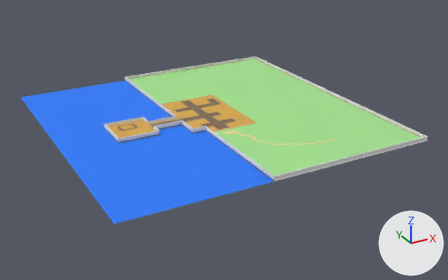
An edit to the glTF model public/assets/models/terrain/terrain.gltf, drawn before and after from the same camera.
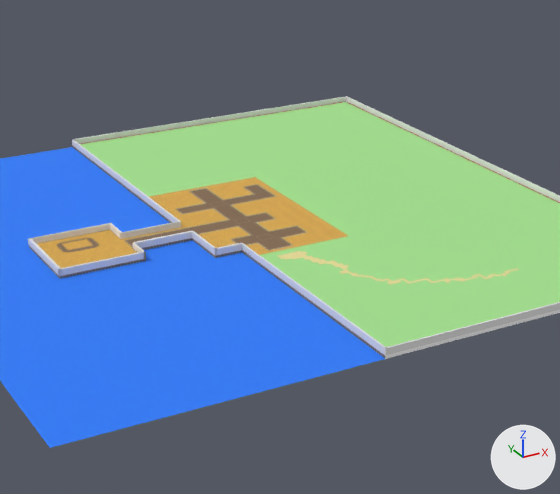
Each version appears first whole from a 50 mm lens placed at (-176.0, -345.0, 152.0), pointed at (8.0, -10.0, -16.0), and next in a close-up on the part from 20% to 80% of the width and 4% to 88% of the height. The lights are fixed; the arrows at lower right show +X, +Y and +Z. The last two pictures show the newer version. Where no turn or scale is listed for an object, it has been applied to the vertices.

In view in the first close-up: 'cube', 'cube.002', 'cube.003', 'wall_east_1', 'wall_isle_1', 'wall_north_1', 'wall_south_1', 'wall_west_1', 'wall_west_4', 'water-1' and 9 more.
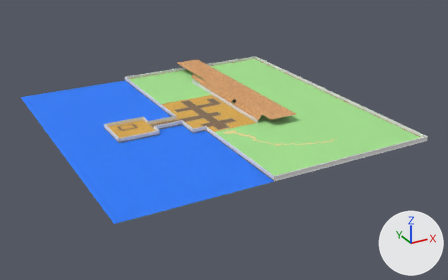
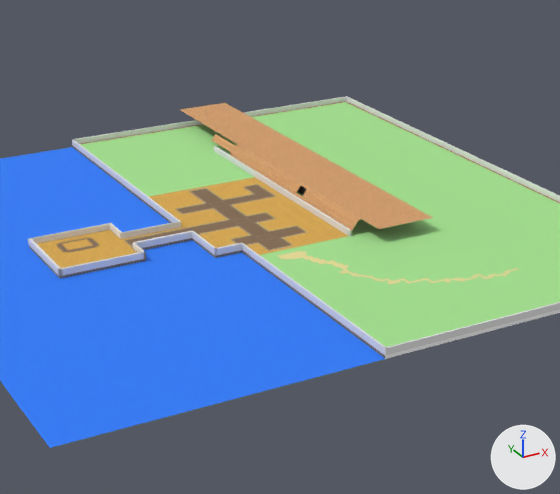
Location of each change, [x1, y1, x2, y2] in pixels of the close-ups (560 x 494 px):
'plane', added (orange)
    after: [267, 153, 433, 229]
'plane.001', added (orange)
    after: [180, 103, 315, 162]
'wall_west_2.001', added
    after: [214, 146, 351, 237]
'montain-middle-row.002', added
    after: [286, 187, 353, 230]
'mountain-middle-row.009', added
    after: [305, 189, 358, 223]
'montain-middle-row.004', added
    after: [293, 179, 361, 220]
'montain-middle-row.003', added
    after: [230, 153, 287, 189]
'mountain-middle-row.006', added
    after: [304, 192, 356, 225]
'mountain-middle-row.001', added
    after: [303, 194, 355, 228]
'mountain-middle-row.008', added
    after: [254, 159, 301, 187]
'mountain-middle-row.005', added
    after: [253, 161, 299, 190]
'montain-middle-row.005', added
    after: [236, 145, 294, 180]
'mountain-middle-row.002', added
    after: [252, 163, 298, 192]
'mountain-middle-row.007', added
    after: [214, 134, 256, 160]
'mountain-middle-row.004', added
    after: [213, 136, 254, 163]
'mountain-middle-row.003', added
    after: [212, 139, 252, 165]
'mesh', added
    after: [297, 186, 307, 195]

The edits, one by one:
Picture 'mountain-hole.png' (img_mountain_hole_png) is new.
Picture 'mountain-middle-row.png' (img_mountain_middle_row_png) is new.
Picture 'mountai-top.png' (img_mountai_top_png) is new.
Material 'Material_14' (mat_material_14) is new.
Uses the picture img_mountain_hole_png.
Material 'Material_13' (mat_material_13) is new.
Uses the picture img_mountain_middle_row_png.
Material 'Material_12' (mat_material_12) is new.
Uses the picture img_mountai_top_png.
Mesh me_mesh_280 is new.
It is a box spanning x -3.38..3.38, y -5.38..5.38, z -1.44..1.94.
It uses material mat_material_14.
Mesh me_mesh_279 is new.
It has 4 vertices, 2 faces and spans x -0.5..0.5, y -21.0..21.0, z -0.1..0.1.
It uses material mat_material_13.
Mesh me_mesh_277 is new.
It has 4 vertices, 2 faces and spans x -0.4..0.4, y -16.0..16.0, z -0.4..0.4.
It uses material mat_material_13.
Mesh me_mesh_274 is new.
It has 4 vertices, 2 faces and spans x -0.2..0.2, y -16.0..16.0, z -0.4..0.4.
It uses material mat_material_13.
Mesh me_mesh_268 is new.
It has 4 vertices, 2 faces and spans x -0.2..0.2, y -21.0..21.0, z -0.4..0.4.
It uses material mat_material_13.
Mesh me_mesh_264 is new.
It has 4 vertices, 2 faces and spans x -10.0..10.0, y -36.0..36.0, z 0.0.
It uses material mat_material_12.
Object 'mesh' (ob_mesh) is new; it shows me_mesh_280.
Its location is (30.4, 7.1, 2.8).
Object 'montain-middle-row.005' (ob_montain_middle_row_005) is new; it shows me_mesh_279.
Its location is (27.0, 36.0, 4.7).
Object 'montain-middle-row.004' (ob_montain_middle_row_004) is new; it shows a copy of me_mesh_279.
Its location is (27.0, -6.0, 4.7).
Object 'mountain-middle-row.009' (ob_mountain_middle_row_009) is new; it shows me_mesh_277.
Its location is (26.1, -11.0, 4.2).
Object 'mountain-middle-row.008' (ob_mountain_middle_row_008) is new; it shows a copy of me_mesh_277.
Its location is (26.1, 25.0, 4.2).
Object 'mountain-middle-row.007' (ob_mountain_middle_row_007) is new; it shows a copy of me_mesh_277.
Its location is (26.1, 57.0, 4.2).
Object 'mountain-middle-row.006' (ob_mountain_middle_row_006) is new; it shows me_mesh_274.
Its location is (25.6, -11.0, 3.5).
Object 'mountain-middle-row.005' (ob_mountain_middle_row_005) is new; it shows a copy of me_mesh_274.
Its location is (25.6, 25.0, 3.5).
Object 'mountain-middle-row.004' (ob_mountain_middle_row_004) is new; it shows a copy of me_mesh_274.
Its location is (25.6, 57.0, 3.5).
Object 'mountain-middle-row.003' (ob_mountain_middle_row_003) is new; it shows a copy of me_mesh_277.
Its location is (25.0, 57.0, 2.8).
Object 'mountain-middle-row.002' (ob_mountain_middle_row_002) is new; it shows a copy of me_mesh_277.
Its location is (25.0, 25.0, 2.8).
Object 'mountain-middle-row.001' (ob_mountain_middle_row_001) is new; it shows a copy of me_mesh_277.
Its location is (25.0, -11.0, 2.8).
Object 'montain-middle-row.003' (ob_montain_middle_row_003) is new; it shows me_mesh_268.
Its location is (24.4, 36.0, 1.9).
Object 'montain-middle-row.002' (ob_montain_middle_row_002) is new; it shows a copy of me_mesh_268.
Its location is (24.4, -6.0, 1.9).
Object 'plane.001' (ob_plane_001) is new; it shows me_mesh_264.
Its location is (37.4, 71.1, 4.9).
Object 'plane' (ob_plane) is new; it shows a copy of me_mesh_264.
Its location is (37.4, -0.9, 4.9).
Object 'wall_west_2.001' (ob_wall_west_2_001) is new; it shows a copy of the mesh of ob_wall_west_1.
Its location is (23.2, 20.0, 0.8).
